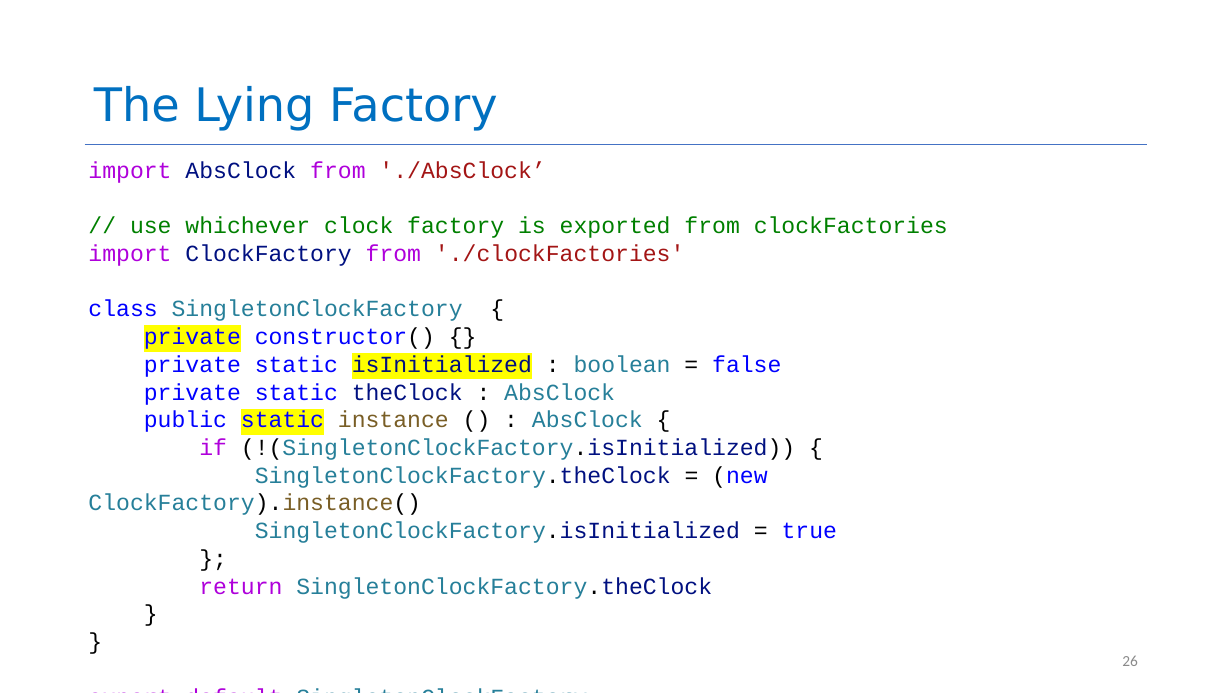
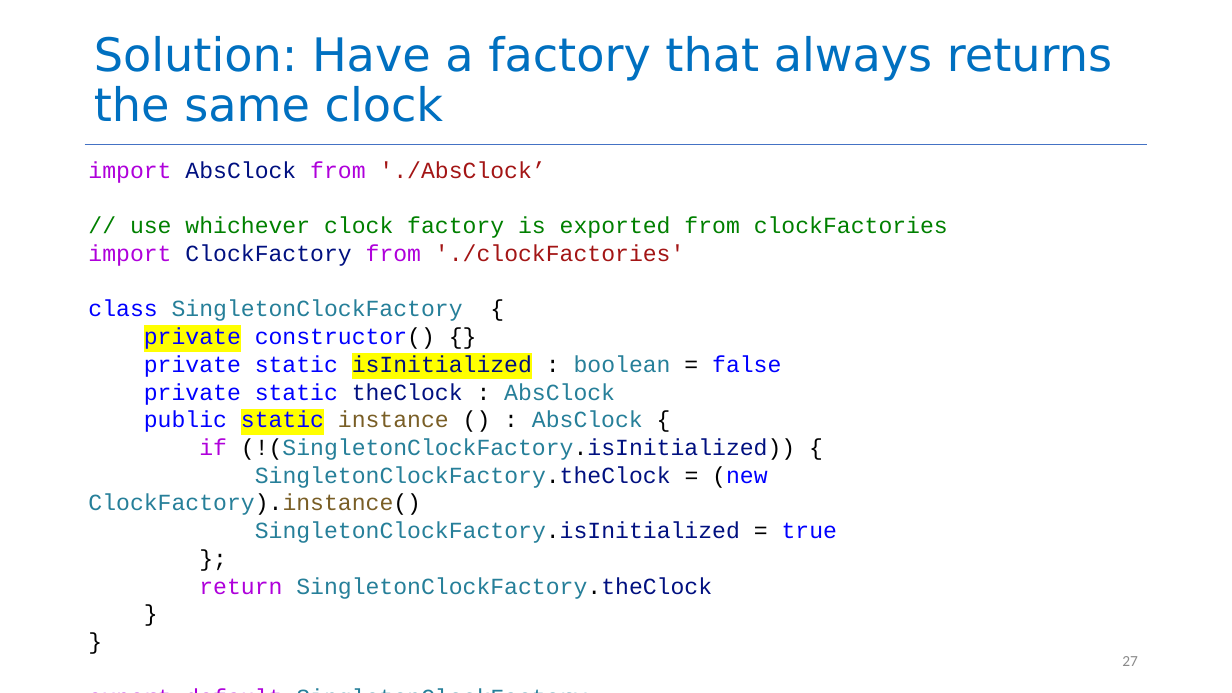
Before and after one commit to neu-se/CS4530-Spring-2022, a slide deck: slide 27 of Slides/Lesson 2.3 The Interaction Scale.pptx (slide 26 before the commit). Drawn at 1232x693 pixels with LibreOffice and Linux fonts; fonts in the diff are those of the drawing. Boxes give left, top, right and bottom in pixels: in the first picture for what was removed or moved away, otherwise in the second. Text is boxed around its words. In the diff, an @@ line names an element or a change of style, - is before the commit and + after.

```diff
--- a/Slides/Lesson 2.3 The Interaction Scale.pptx
+++ b/Slides/Lesson 2.3 The Interaction Scale.pptx
@@ title at (x1=94, y1=36, x2=1112, y2=122): text changed @@
-The Lying Factory
+Solution: Have a factory that always returns the same clock
@@ page number at (x1=1122, y1=656, x2=1138, y2=666): text changed @@
-26
+27
```
Also in this commit, not shown: 4 other slides changed.
